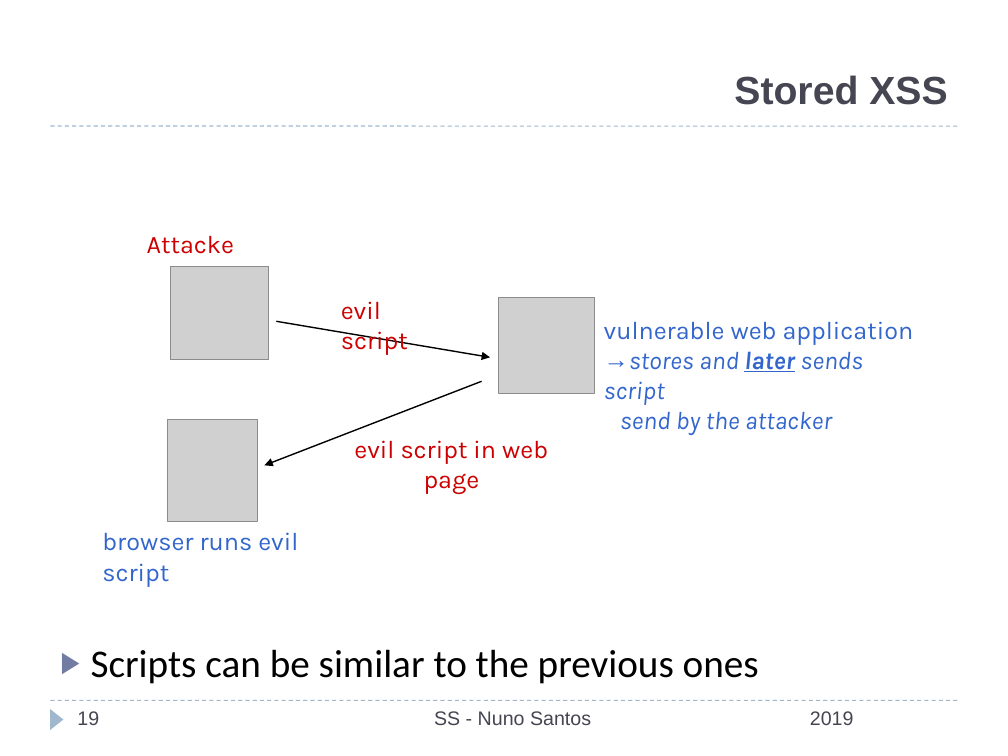
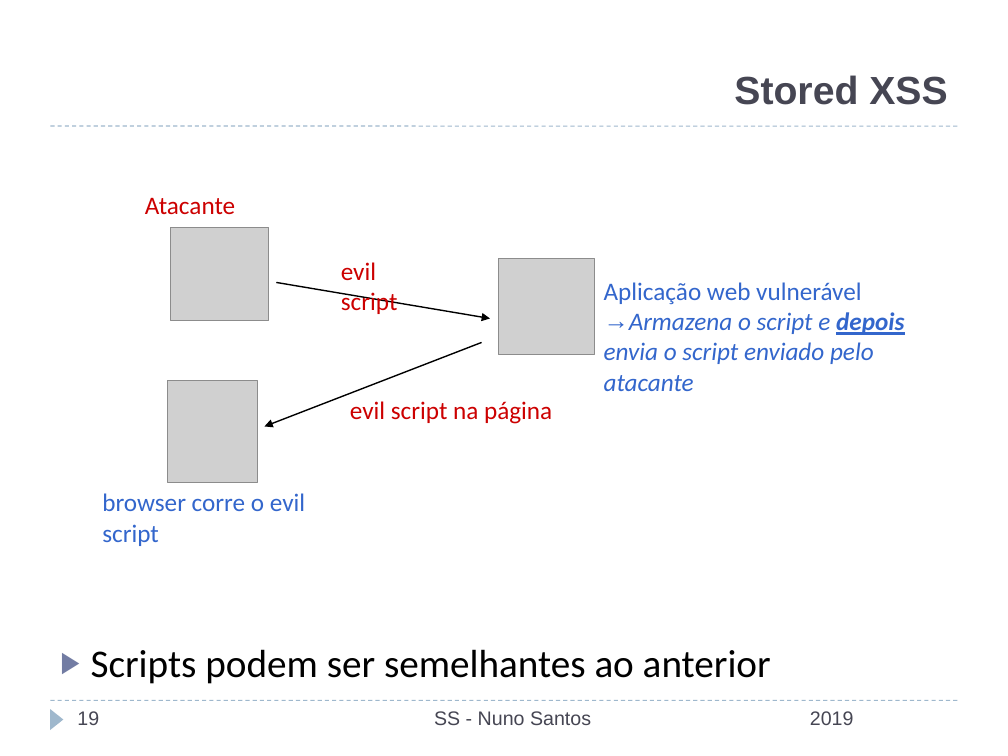
Before and after one commit to nuno-santos/acite2019, a slide deck: slide 19 of teoricas/acite2019-05-web_bd.pptx. Drawn at 1008x756 pixels with LibreOffice and Linux fonts; fonts in the diff are those of the drawing; grey boxes stand for pictures; background and template pictures are left out. Boxes give left, top, right and bottom in pixels: in the first picture for what was removed or moved away, otherwise in the second. Text is boxed around its words. In the diff, an @@ line names an element or a change of style, - is before the commit and + after.

```diff
--- a/teoricas/acite2019-05-web_bd.pptx
+++ b/teoricas/acite2019-05-web_bd.pptx
@@ text at [145,197,235,214]: text changed; font Karla to Calibri @@
-Attacker
+Atacante
@@ text "evil script" at [341,262,398,314]: font Karla to Calibri @@
@@ text at [604,282,904,391]: text changed; font Karla to Calibri @@
-vulnerable web application
-→ stores and later sends script
-send by the attacker
+Aplicação web vulnerável
+→ Armazena o script e depois envia o script enviado pelo atacante
@@ 3 pictures, 2 arrows, 1 text: place and size @@
-3 pictures, 2 arrows, 1 text at [167,266,594,521]
+3 pictures, 2 arrows, 1 text at [167,228,594,483]
@@ text at [350,401,552,424]: text changed; font Karla to Calibri @@
-evil script in web page
+evil script na página
@@ text at [102,493,305,546]: text changed; font Karla to Calibri @@
-browser runs evil script
+browser corre o evil script
@@ text at [91,649,771,684]: text changed @@
-▶ Scripts can be similar to the previous ones
+▶ Scripts podem ser semelhantes ao anterior
```
Also in this commit, not shown: 14 other slides changed, 1 other file.
